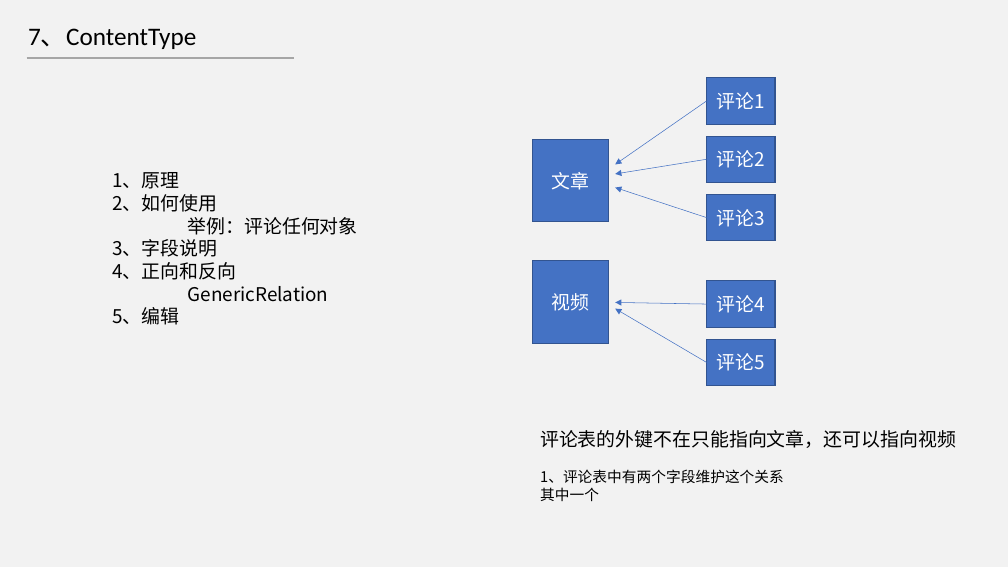
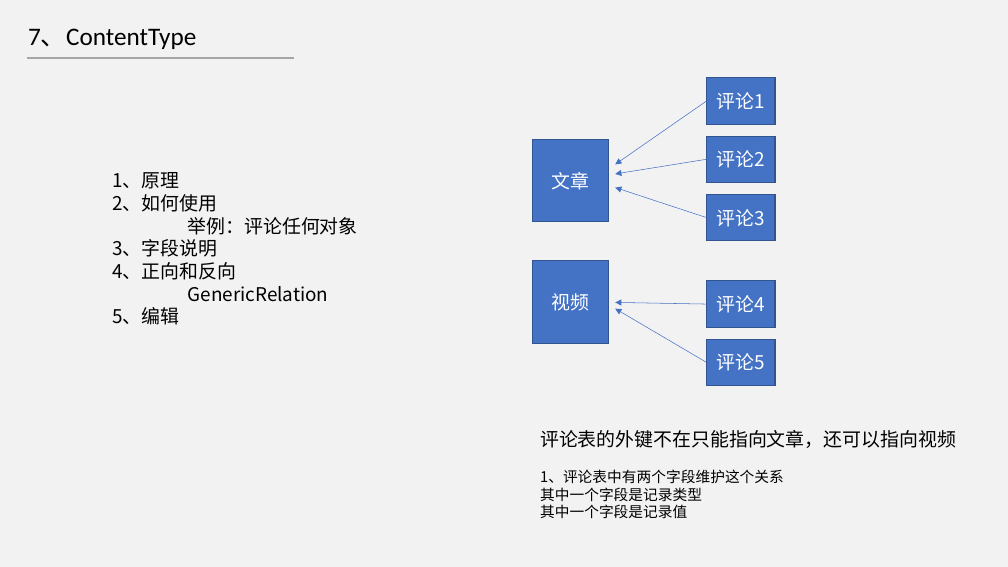
Before and after one commit to HaddyYang/django2.0-course, a slide deck: slide 8 of 课件/番外篇：外键那些事儿.pptx. Drawn at 1008x567 pixels with LibreOffice and Linux fonts; fonts in the diff are those of the drawing. Boxes give left, top, right and bottom in pixels: in the first picture for what was removed or moved away, otherwise in the second. Text is boxed around its words. In the diff, an @@ line names an element or a change of style, - is before the commit and + after.

```diff
--- a/课件/番外篇：外键那些事儿.pptx
+++ b/课件/番外篇：外键那些事儿.pptx
@@ text at (x1=540, y1=487, x2=702, y2=519): text changed @@
-其中一个
+其中一个字段是记录类型
+其中一个字段是记录值
```
Also in this commit, not shown: 1 other slide changed.
